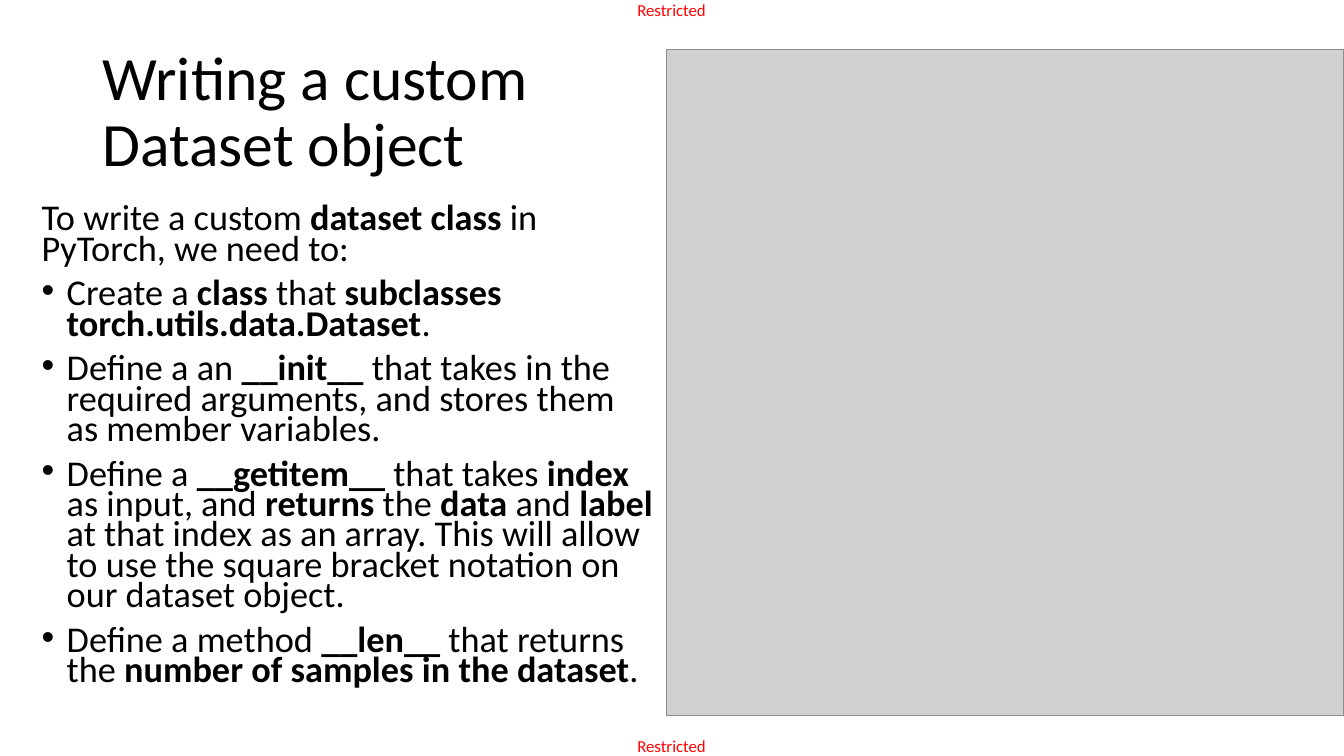
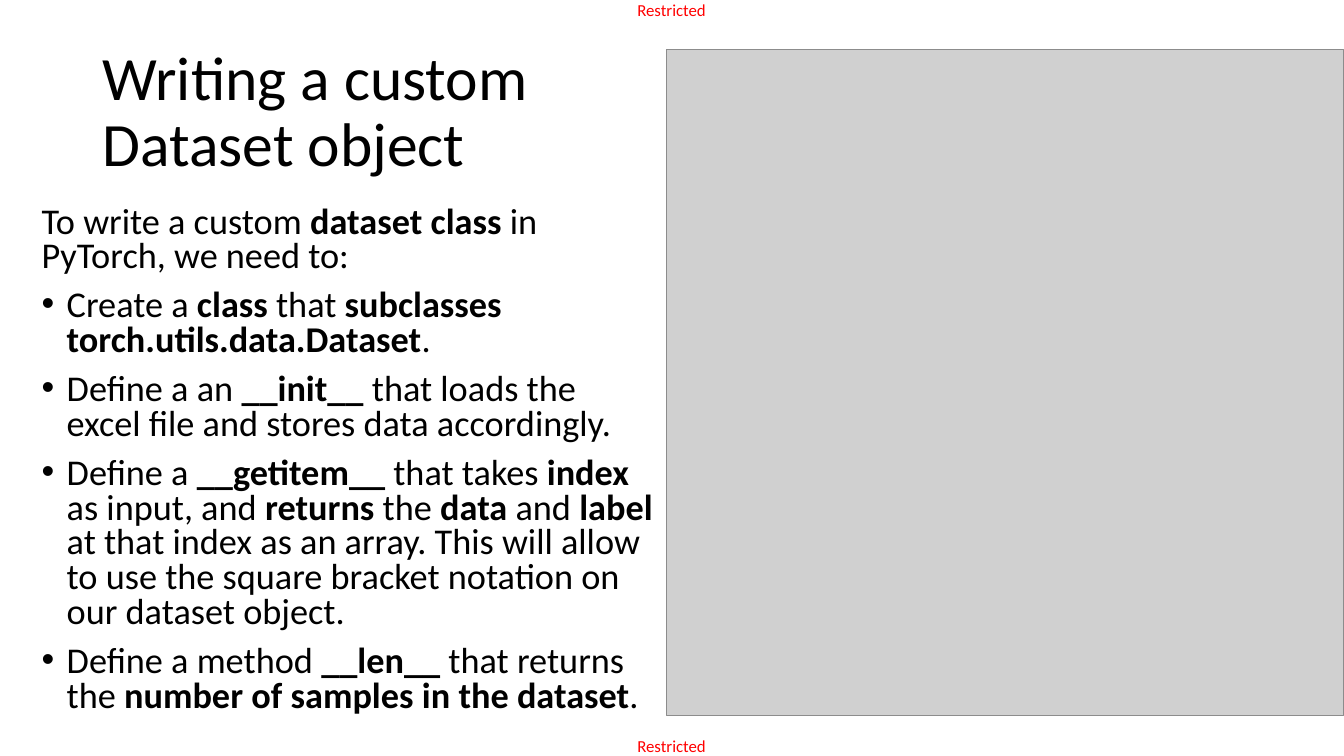
Before and after one commit to matthieudemari/SUTD_DL_50_039, a slide deck: slide 15 of W3/3. W3S3 final/W3S3.pptx. Drawn at 1344x756 pixels with LibreOffice and Linux fonts; fonts in the diff are those of the drawing; grey boxes stand for pictures. Boxes give left, top, right and bottom in pixels: in the first picture for what was removed or moved away, otherwise in the second. Text is boxed around its words. In the diff, an @@ line names an element or a change of style, - is before the commit and + after.

```diff
--- a/W3/3. W3S3 final/W3S3.pptx
+++ b/W3/3. W3S3 final/W3S3.pptx
@@ text at bbox=[42, 208, 652, 714]: line spacing 0.7 to 0.8 @@
@@ text at bbox=[67, 375, 611, 443]: text changed @@
-• Define a an __init__ that takes in the required arguments, and stores them as member variables.
+• Define a an __init__ that loads the excel file and stores data accordingly.
```
Also in this commit, not shown: 7 other slides changed, 13 other files.
